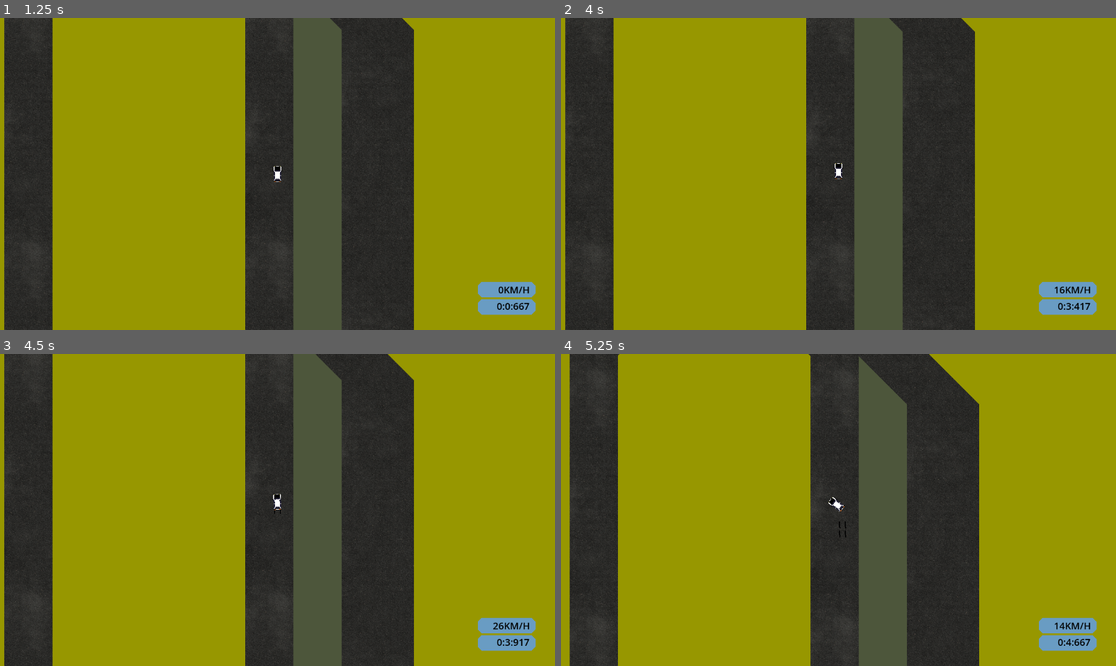
Above: before the commit, frames 1-4 (two rows, left to right).
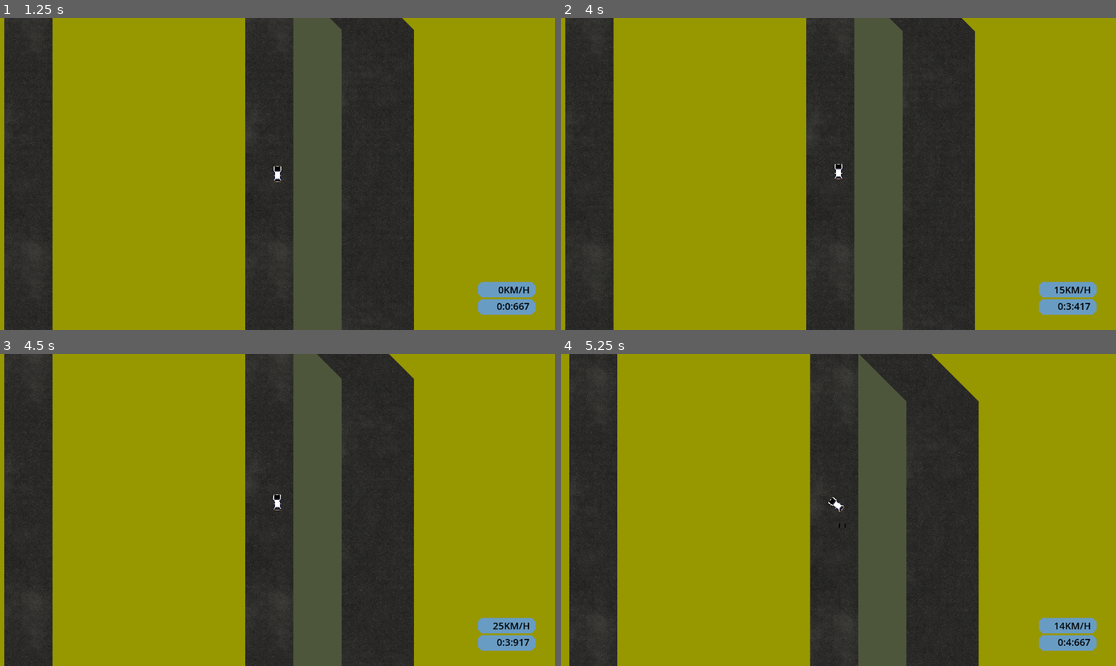
Above: after the commit, the same moments.

Repository: ras-marques/dejadrift
Game: Godot game, scene res://Scenes/main_menu.tscn
Two runs of this game, one before a commit and one after it. Both use one fixed random seed, a clock stepped at 60 frames per second and the inputs below.
Inputs:
- Up to frame 1 (1.25 s): click "CAREER" at 0.5 s
- Up to frame 2 (4 s): tap Enter at 1.25, 2.75 s; hold D (car_turn_right) 1.28-2.03 s; tap Space (car_handbrake, bound only after the commit) at 2, 3.5 s; hold Space (car_handbrake, bound only after the commit) 2.03-2.78 s; hold D (car_turn_right) 2.78-3.53 s; hold W (car_accelerate) from 3.53 s (still down)
- Up to frame 3 (4.5 s): release W (car_accelerate) at 4.28 s; hold A (car_turn_left) from 4.28 s (still down)
- Up to frame 4 (5.25 s): keep holding A (car_turn_left)

Frame 1 is identical in both runs. In frame 2, less than 0.1% of the frame differs, in the area x 0-91%, y 0-94%; in frame 3, 0.2%; in frame 4, 0.9%, in the area x 1-76%, y 0-100%.

Commit message:
Independent drift marks and handbrake implemented

Diff:
--- a/Scenes/Car.tscn
+++ b/Scenes/Car.tscn
@@ -1,10 +1,29 @@
-[gd_scene load_steps=5 format=3 uid="uid://c56ep7k85v3b3"]
+[gd_scene load_steps=8 format=3 uid="uid://c56ep7k85v3b3"]
 
 [ext_resource type="Script" path="res://Scripts/CarController.gd" id="1_1r2dc"]
 [ext_resource type="Texture2D" uid="uid://dbteno61iywsb" path="res://Sprites/AE86.png" id="2_fhtea"]
+[ext_resource type="Texture2D" uid="uid://ckik7tgyokkmk" path="res://Sprites/AE86Left.png" id="3_6qbl8"]
+[ext_resource type="Texture2D" uid="uid://nsuyoe452lmp" path="res://Sprites/AE86Right.png" id="4_kv876"]
 
 [sub_resource type="PhysicsMaterial" id="PhysicsMaterial_66oba"]
 friction = 10.0
+
+[sub_resource type="SpriteFrames" id="SpriteFrames_urww2"]
+animations = [{
+"frames": [{
+"duration": 1.0,
+"texture": ExtResource("2_fhtea")
+}, {
+"duration": 1.0,
+"texture": ExtResource("3_6qbl8")
+}, {
+"duration": 1.0,
+"texture": ExtResource("4_kv876")
+}],
+"loop": true,
+"name": &"default",
+"speed": 5.0
+}]
 
 [sub_resource type="RectangleShape2D" id="RectangleShape2D_ojfaq"]
 size = Vector2(16, 32)
@@ -14,8 +33,8 @@
 gravity_scale = 0.0
 script = ExtResource("1_1r2dc")
 
-[node name="Sprite2D" type="Sprite2D" parent="."]
-texture = ExtResource("2_fhtea")
+[node name="Sprite2D" type="AnimatedSprite2D" parent="."]
+sprite_frames = SubResource("SpriteFrames_urww2")
 
 [node name="CollisionShape2D" type="CollisionShape2D" parent="."]
 shape = SubResource("RectangleShape2D_ojfaq")
--- a/Scenes/drift_marks.tscn
+++ b/Scenes/drift_marks.tscn
@@ -1,8 +1,8 @@
 [gd_scene load_steps=2 format=3 uid="uid://br68kj528cqox"]
 
-[ext_resource type="Texture2D" uid="uid://cs2how8susvug" path="res://Sprites/AE86_drift_marks.png" id="1_aytws"]
+[ext_resource type="Texture2D" uid="uid://dfa75cryh826w" path="res://Sprites/AE86_drift_marks_one_axis.png" id="1_ufbvb"]
 
 [node name="DriftMarks" type="Node2D"]
 
 [node name="Sprite2D" type="Sprite2D" parent="."]
-texture = ExtResource("1_aytws")
+texture = ExtResource("1_ufbvb")
--- a/Scripts/CarController.gd
+++ b/Scripts/CarController.gd
@@ -6,18 +6,22 @@
 
 var acceleration = 0
 var turning = 0
+var handbrake = false
 
 var turningAngle = 0
 
 var powerVector
 var turningVector
 
-var packedScene = preload("res://Scenes/drift_marks.tscn")
+var driftMarks = preload("res://Scenes/drift_marks.tscn")
 
-var drawDriftMarks = false
+var drawBackDriftMarks = false
+var drawFrontDriftMarks = false
+
+var animatedSprite
 
 func _ready():
-	pass
+	animatedSprite = get_node("Sprite2D")
 
 func get_input():
 	if Input.is_action_pressed("car_accelerate"):
@@ -37,16 +41,30 @@
 		turningAngle = 0
 		turning = 0
 
+	if Input.is_action_pressed("car_handbrake"):
+		handbrake = true
+	else:
+		handbrake = false
 #	if Time.get_ticks_msec() < 28000:
 #		acceleration = 0
 
 func _process(_delta):
 	get_input()
-	if(drawDriftMarks):
-		var newNode = packedScene.instantiate()
+	if(turning < 0): animatedSprite.set_frame(1)
+	elif(turning > 0): animatedSprite.set_frame(2)
+	else: animatedSprite.set_frame(0)
+
+	if(drawBackDriftMarks):
+		var newNode = driftMarks.instantiate()
 		get_tree().get_root().add_child(newNode)
 		newNode.z_index = -1
-		newNode.position = self.position
+		newNode.position = self.position + Vector2(0,9).rotated(rotation)
+		newNode.rotation = self.rotation
+	if(drawFrontDriftMarks):
+		var newNode = driftMarks.instantiate()
+		get_tree().get_root().add_child(newNode)
+		newNode.z_index = -1
+		newNode.position = self.position - Vector2(0,9).rotated(rotation)
 		newNode.rotation = self.rotation
 
 func computeForceForTheWheel(velocity, badDirection):
@@ -59,7 +77,8 @@
 	var frontWheelPosition = Vector2(0, -9).rotated(rotation)   #this is good!
 
 	var backWheelForwardForce = Vector2(sin(rotation), -cos(rotation)) * acceleration  #this is good!
-	apply_force(backWheelForwardForce, backWheelPosition) #this is good!
+	if(!handbrake):
+		apply_force(backWheelForwardForce, backWheelPosition) #this is good!
 
 	var backWheelAngle = rotation
 	var frontWheelAngle = rotation + turningAngle
@@ -82,7 +101,10 @@
 
 	var backNoSlipVector = Vector2(sin(backNoSlipAngle), -cos(backNoSlipAngle))
 	var backWheelFrictionForce = computeForceForTheWheel(velocity, backNoSlipVector)
-	apply_force(backWheelFrictionForce, backWheelPosition)
+	if(!handbrake):
+		apply_force(backWheelFrictionForce, backWheelPosition)
+	else:
+		apply_force(backWheelFrictionForce*0.7, backWheelPosition)
 
 	var frontNoSlipVector = Vector2(sin(frontNoSlipAngle), -cos(frontNoSlipAngle))
 	var frontWheelFrictionForce = computeForceForTheWheel(velocity, frontNoSlipVector)
@@ -91,8 +113,11 @@
 #	print((int)(velocity.length()/2))
 #	print(get_linear_velocity())
 
-
-	if backWheelFrictionForce.length() > 55 or frontWheelFrictionForce.length() > 55:
-		drawDriftMarks = true
+	if backWheelFrictionForce.length() > 55:
+		drawBackDriftMarks = true
 	else:
-		drawDriftMarks = false
+		drawBackDriftMarks = false
+	if frontWheelFrictionForce.length() > 55:
+		drawFrontDriftMarks = true
+	else:
+		drawFrontDriftMarks = false
--- a/project.godot
+++ b/project.godot
@@ -41,6 +41,11 @@
 "events": [Object(InputEventKey,"resource_local_to_scene":false,"resource_name":"","device":-1,"window_id":0,"alt_pressed":false,"shift_pressed":false,"ctrl_pressed":false,"meta_pressed":false,"pressed":false,"keycode":68,"physical_keycode":0,"key_label":0,"unicode":100,"echo":false,"script":null)
 ]
 }
+car_handbrake={
+"deadzone": 0.5,
+"events": [Object(InputEventKey,"resource_local_to_scene":false,"resource_name":"","device":-1,"window_id":0,"alt_pressed":false,"shift_pressed":false,"ctrl_pressed":false,"meta_pressed":false,"pressed":false,"keycode":0,"physical_keycode":32,"key_label":0,"unicode":32,"echo":false,"script":null)
+]
+}
 
 [physics]
 
Not shown, removed: DejaDriftHTML/index.apple-touch-icon.png.import
Not shown, removed: DejaDriftHTML/index.icon.png.import
Binary file added: Sprites/AE86_drift_marks_one_axis.png
Not shown, changed: Sprites/AE86_drift_marks_one_axis.png.import
Not shown, changed: DejaDriftHTML.zip
Not shown, changed: DejaDriftHTML/index.html
Not shown, changed: DejaDriftHTML/index.pck
